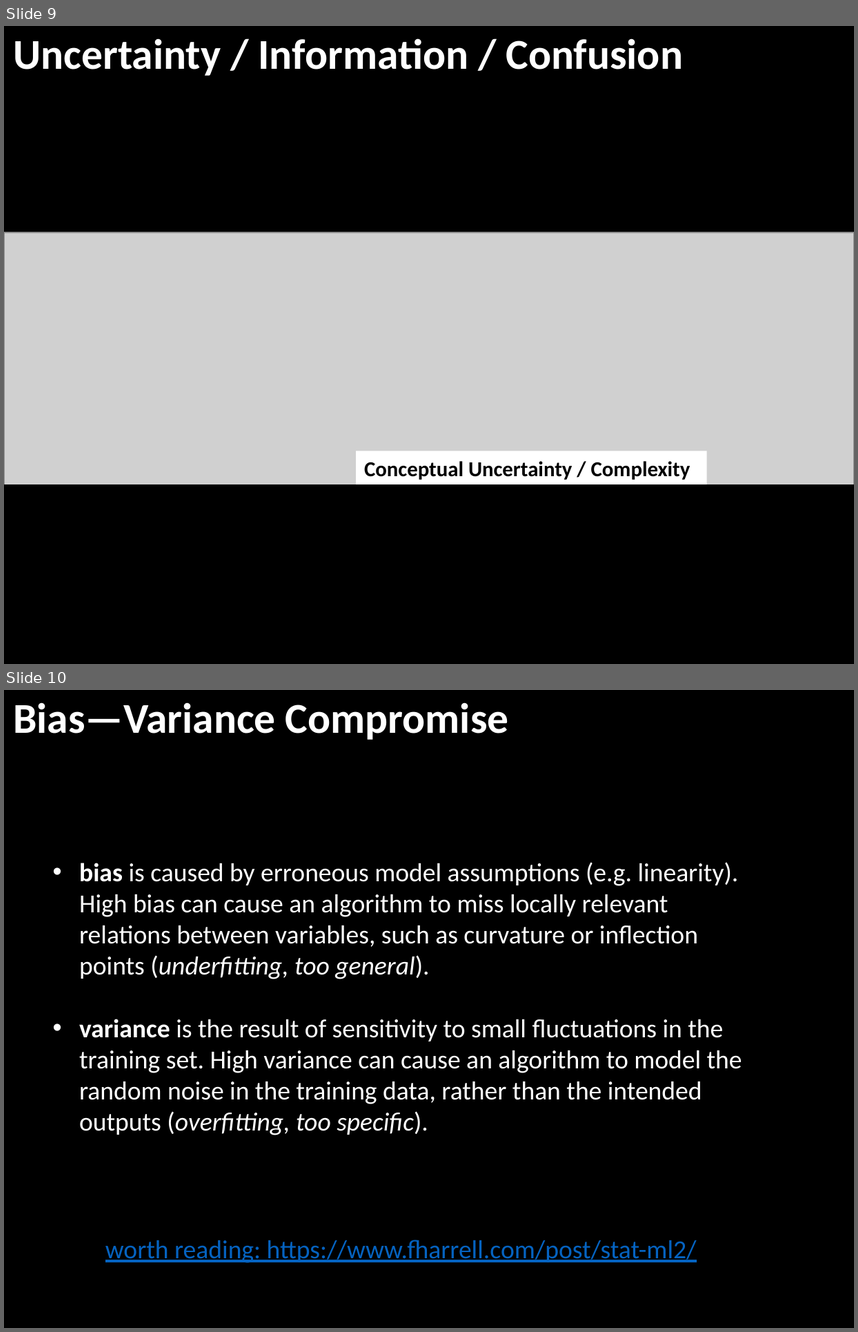
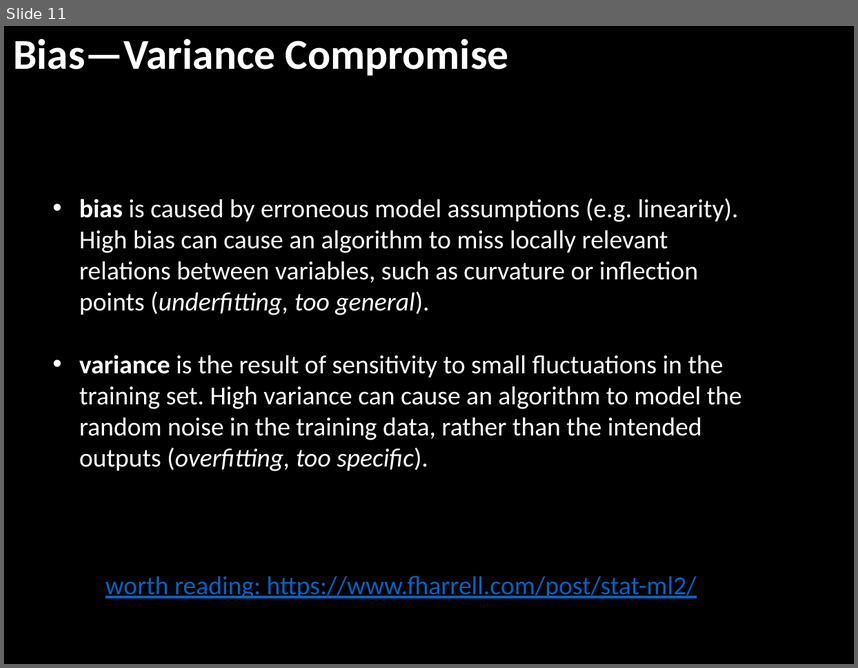
Before and after one commit to ncss-tech/stats_for_soil_survey, a slide deck: presentations/9_uncert_validation/9. Uncertainty_and_Validation_Beaudette.pptx. Shown one above the other, each under a label of ours: slides 9 and 10 before the commit, slide 11 after it. The pictures are 858x1332 and 858x668 pixels, drawn with LibreOffice and Linux fonts; fonts in the diff are those of the drawing; grey boxes stand for pictures. Boxes give left, top, right and bottom in pixels: in the first picture for what was removed or moved away, otherwise in the second. Text is boxed around its words. In the diff, an @@ line names an element or a change of style, - is before the commit and + after.

```diff
--- a/presentations/9_uncert_validation/9. Uncertainty_and_Validation_Beaudette.pptx
+++ b/presentations/9_uncert_validation/9. Uncertainty_and_Validation_Beaudette.pptx
@@ slide 9 removed at box(4, 26, 854, 664), background #000000 @@
@@ text removed at box(13, 38, 683, 76) @@
-Uncertainty / Information / Confusion
@@ picture removed at box(4, 232, 854, 664) @@
@@ picture removed at box(115, 232, 379, 319) @@
@@ rectangle removed at box(356, 451, 707, 485) @@
-Conceptual Uncertainty / Complexity
@@ rectangle removed at box(4, 485, 854, 664) @@
@@ what was slide 10 is now slide 11 @@
```
Also in this commit, not shown: 2 slides changed, 2 slides added, 2 other files.
